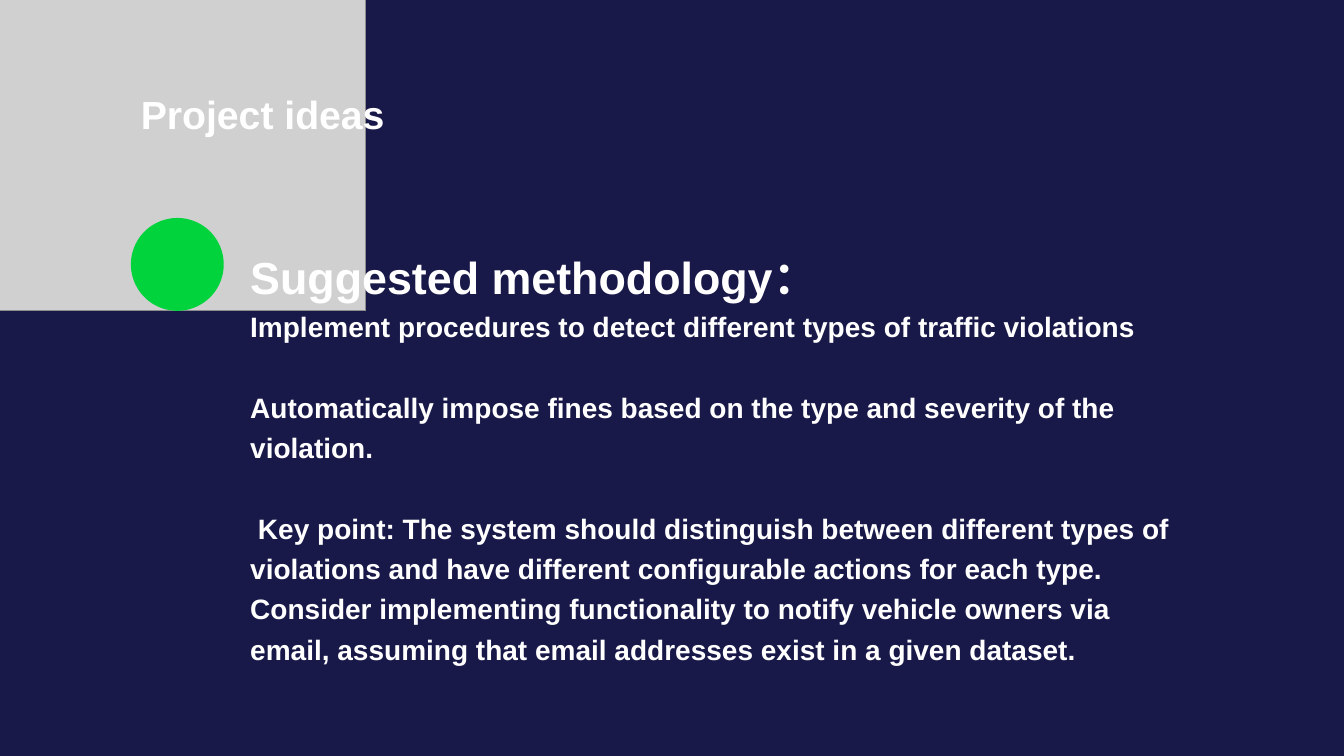
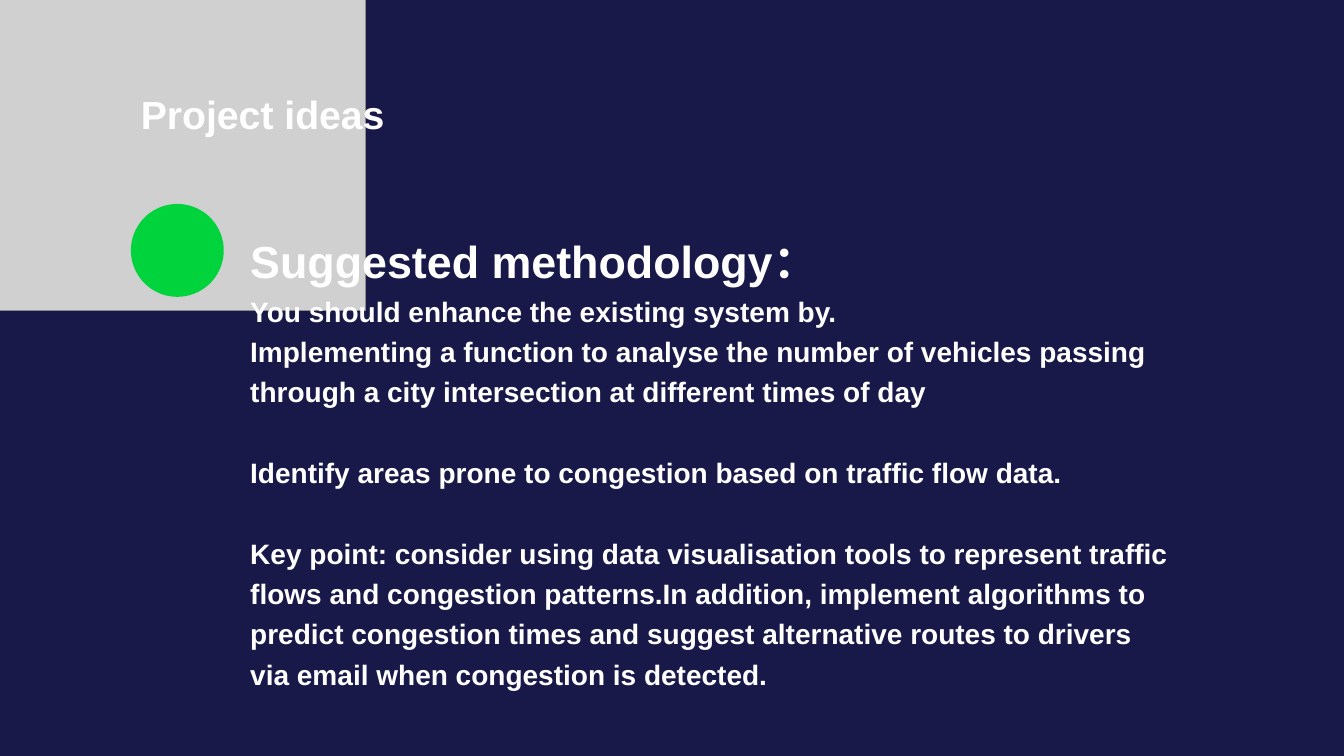
Before and after one commit to LZPMPC005L/Vehicle-management, a slide deck: slide 3 of Vehicle management.pptx. Drawn at 1344x756 pixels with LibreOffice and Linux fonts; fonts in the diff are those of the drawing; grey boxes stand for pictures. Boxes give left, top, right and bottom in pixels: in the first picture for what was removed or moved away, otherwise in the second. Text is boxed around its words. In the diff, an @@ line names an element or a change of style, - is before the commit and + after.

```diff
--- a/Vehicle management.pptx
+++ b/Vehicle management.pptx
@@ ellipse: place and size @@
-ellipse at (131, 218, 224, 311)
+ellipse at (131, 204, 224, 296)
@@ text "Suggested methodology：": place and size @@
-text "Suggested methodology：" at (250, 258, 1168, 665)
+text "Suggested methodology：" at (250, 243, 1167, 649)
@@ text at (250, 300, 1167, 649): text changed @@
-Implement procedures to detect different types of traffic violations
-Automatically impose fines based on the type and severity of the violation.
-Key point: The system should distinguish between different types of violations and have different configurable actions for each type. Consider implementing functionality to notify vehicle owners via email, assuming that email addresses exist in a given dataset.
+You should enhance the existing system by.
+Implementing a function to analyse the number of vehicles passing through a city intersection at different times of day
+Identify areas prone to congestion based on traffic flow data.
+Key point: consider using data visualisation tools to represent traffic flows and congestion patterns.In addition, implement algorithms to predict congestion times and suggest alternative routes to drivers via email when congestion is detected.
```
Also in this commit, not shown: 4 other slides changed, 15 slides added, 10 slides removed, 12 other files.
